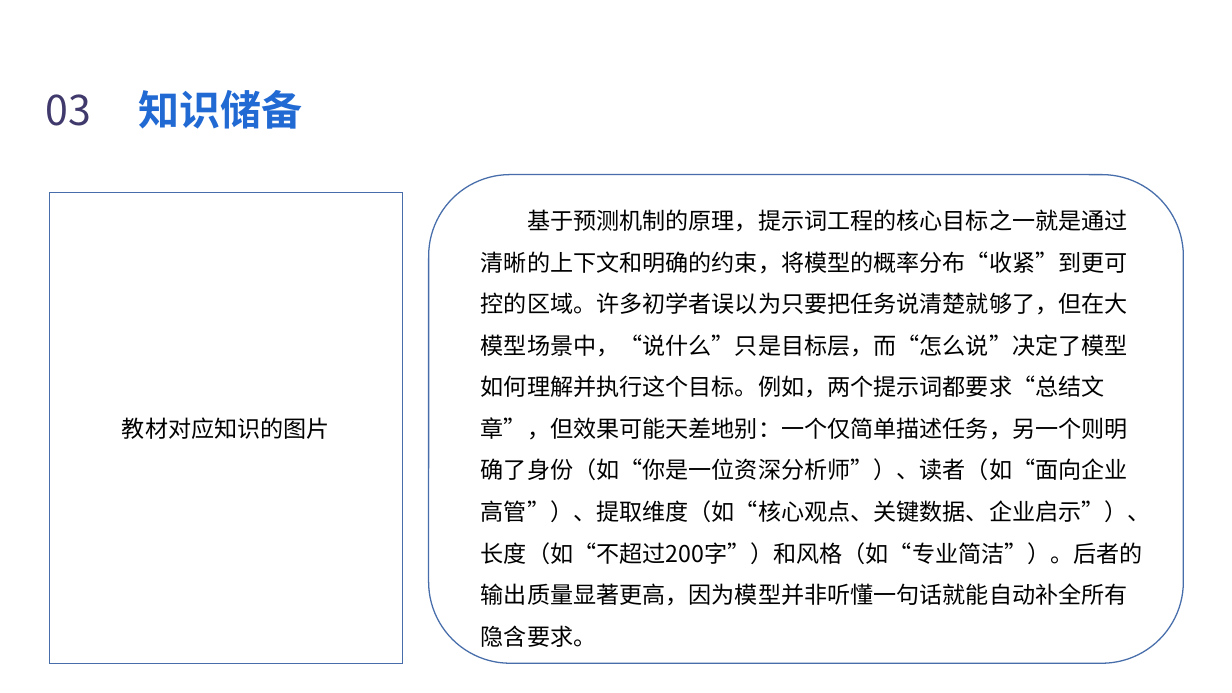
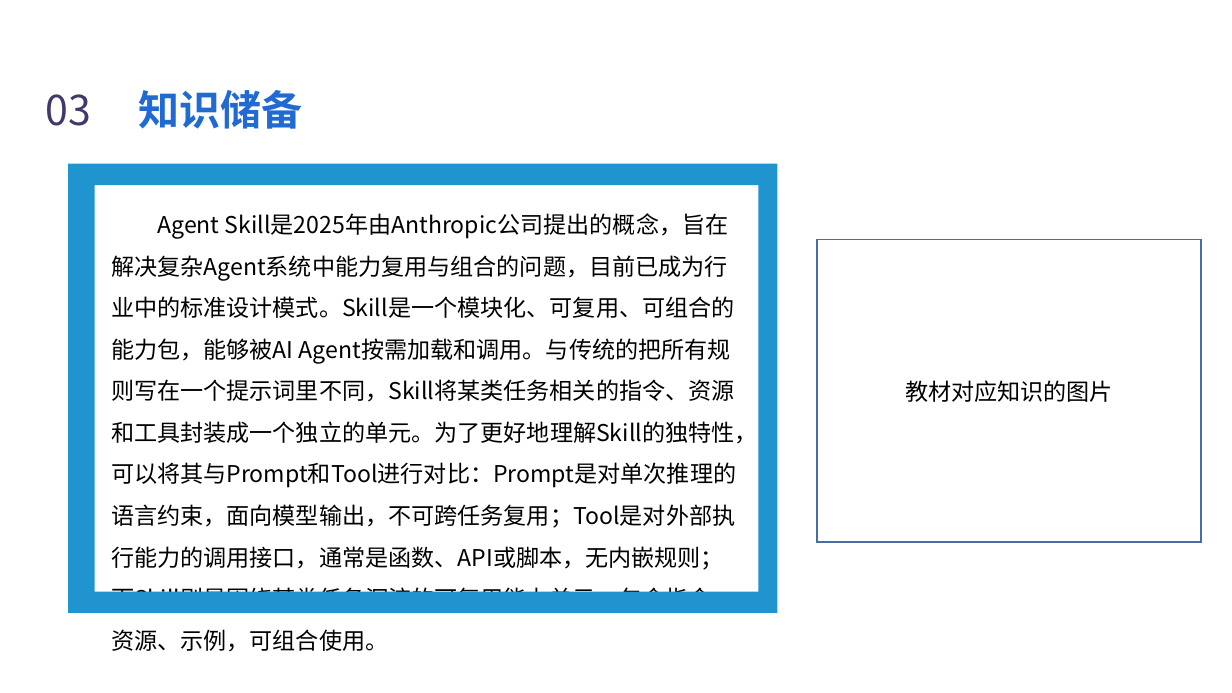
Before and after one commit to Silence1628/Ai_PPT, a slide deck: slide 6 of perception_ppt/perception_output/knowledge/task2_knowledge.pptx (slide 9 before the commit). Drawn at 1232x693 pixels with LibreOffice and Linux fonts; fonts in the diff are those of the drawing; background and template pictures are left out. Boxes give left, top, right and bottom in pixels: in the first picture for what was removed or moved away, otherwise in the second. Text is boxed around its words. In the diff, an @@ line names an element or a change of style, - is before the commit and + after.

```diff
--- a/perception_ppt/perception_output/knowledge/task2_knowledge.pptx
+++ b/perception_ppt/perception_output/knowledge/task2_knowledge.pptx
@@ freeform shape added at (68,164,778,613), fill #2094CE @@
@@ rounded rectangle removed at (429,175,1184,664) @@
@@ text at (111,213,758,592): text changed @@
-基于预测机制的原理，提示词工程的核心目标之一就是通过清晰的上下文和明确的约束，将模型的概率分布“收紧”到更可控的区域。许多初学者误以为只要把任务说清楚就够了，但在大模型场景中，“说什么”只是目标层，而“怎么说”决定了模型如何理解并执行这个目标。例如，两个提示词都要求“总结文章”，但效果可能天差地别：一个仅简单描述任务，另一个则明确了身份（如“你是一位资深分析师”）、读者（如“面向企业高管”）、提取维度（如“核心观点、关键数据、企业启示”）、长度（如“不超过200字”）和风格（如“专业简洁”）。后者的输出质量显著更高，因为模型并非听懂一句话就能自动补全所有隐含要求。
+Agent Skill是2025年由Anthropic公司提出的概念，旨在解决复杂Agent系统中能力复用与组合的问题，目前已成为行业中的标准设计模式。Skill是一个模块化、可复用、可组合的能力包，能够被AI Agent按需加载和调用。与传统的把所有规则写在一个提示词里不同，Skill将某类任务相关的指令、资源和工具封装成一个独立的单元。为了更好地理解Skill的独特性，可以将其与Prompt和Tool进行对比：Prompt是对单次推理的语言约束，面向模型输出，不可跨任务复用；Tool是对外部执行能力的调用接口，通常是函数、API或脚本，无内嵌规则；而Skill则是围绕某类任务沉淀的可复用能力单元，包含指令、资源、示例，可组合使用。
@@ rectangle "教材对应知识的图片": place and size @@
-rectangle "教材对应知识的图片" at (49,192,402,664)
+rectangle "教材对应知识的图片" at (817,239,1201,542)
```
Also in this commit, not shown: 9 other slides changed, 4 slides added, 7 slides removed, 10 other files.
